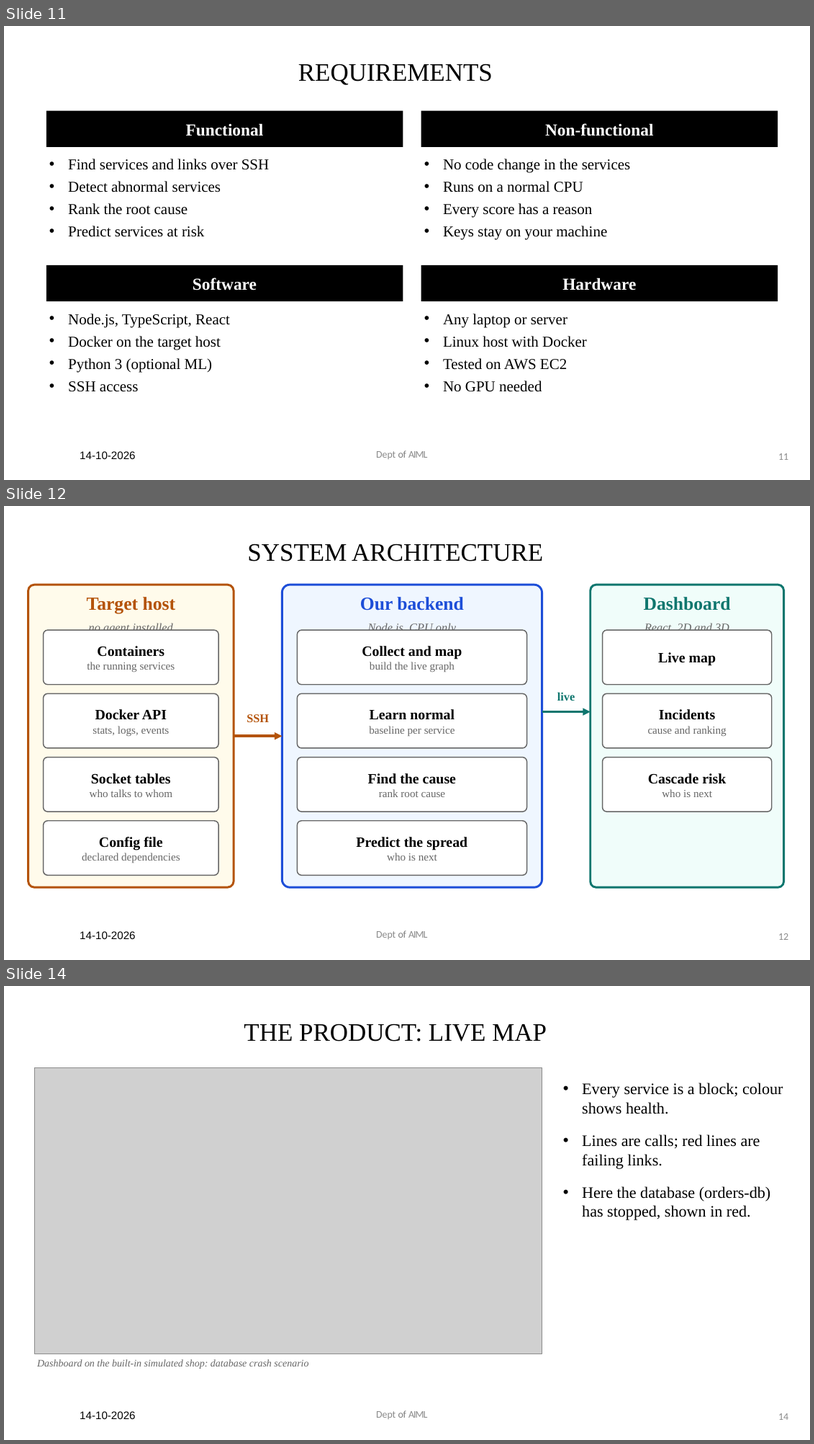
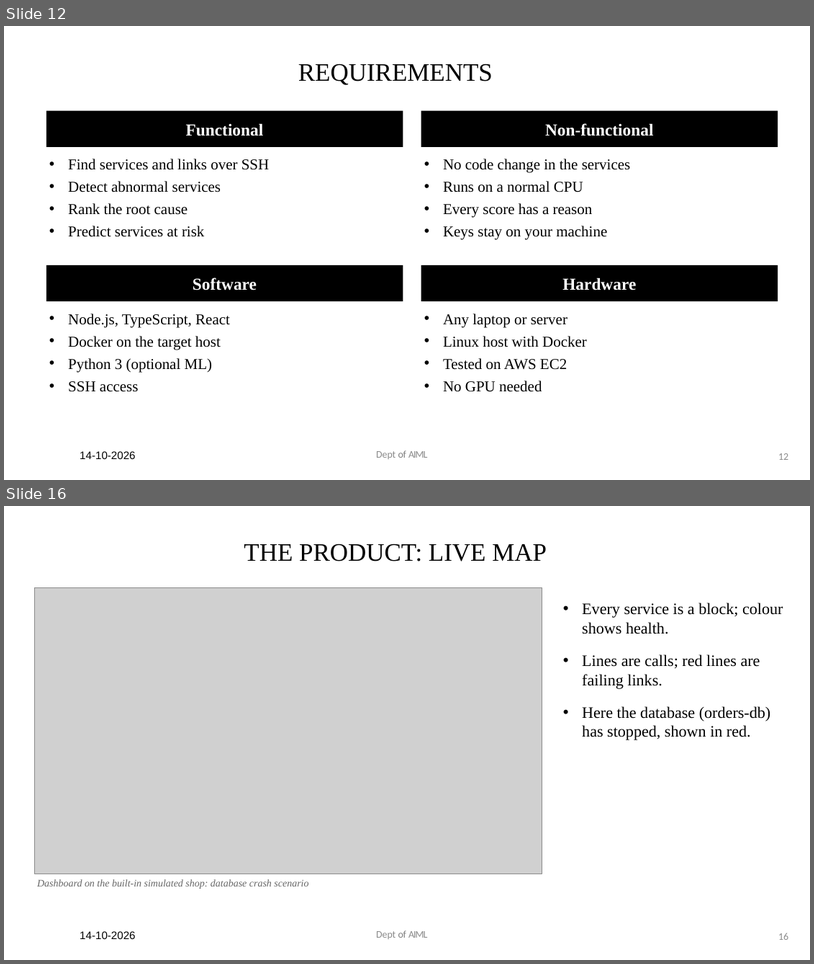
Before and after one commit to Royson-salis-18/microservice-mapper, a slide deck: wiki/Project_Phase_II_presentation.pptx. Shown one above the other, each under a label of ours: slides 11, 12 and 14 before the commit, slides 12 and 16 after it; the slides between them are not shown. The pictures are 814x1444 and 814x964 pixels, drawn with LibreOffice and Linux fonts; fonts in the diff are those of the drawing; grey boxes stand for pictures. Boxes give left, top, right and bottom in pixels: in the first picture for what was removed or moved away, otherwise in the second. Text is boxed around its words. In the diff, an @@ line names an element or a change of style, - is before the commit and + after.

```diff
--- a/wiki/Project_Phase_II_presentation.pptx
+++ b/wiki/Project_Phase_II_presentation.pptx
@@ slide 12 removed at bbox=[4, 506, 810, 960], background #FFFFFF @@
@@ title removed at bbox=[247, 544, 543, 561] @@
-SYSTEM ARCHITECTURE
@@ rounded rectangle removed at bbox=[28, 584, 234, 887] @@
@@ rounded rectangle removed at bbox=[282, 584, 543, 887] @@
@@ rounded rectangle removed at bbox=[591, 584, 784, 887] @@
@@ text removed at bbox=[87, 597, 176, 613] @@
-Target host
@@ text removed at bbox=[360, 597, 464, 610] @@
-Our backend
@@ text removed at bbox=[644, 597, 731, 610] @@
-Dashboard
@@ rounded rectangle removed at bbox=[44, 630, 219, 685] @@
-Containers
-the running services
@@ text removed at bbox=[89, 623, 173, 631] @@
-no agent installed
@@ rounded rectangle removed at bbox=[298, 630, 527, 685] @@
-Collect and map
-build the live graph
@@ text removed at bbox=[368, 623, 456, 631] @@
-Node.js, CPU only
@@ rounded rectangle removed at bbox=[603, 630, 772, 685] @@
-Live map
@@ text removed at bbox=[645, 623, 730, 631] @@
-React, 2D and 3D
@@ rounded rectangle removed at bbox=[44, 693, 219, 748] @@
-Docker API
-stats, logs, events
@@ rounded rectangle removed at bbox=[298, 693, 527, 748] @@
-Learn normal
-baseline per service
@@ text removed at bbox=[558, 692, 575, 700] @@
-live
@@ rounded rectangle removed at bbox=[603, 693, 772, 748] @@
-Incidents
-cause and ranking
@@ text removed at bbox=[247, 714, 269, 722] @@
-SSH
@@ arrow removed from (543, 712) to (591, 712) @@
@@ arrow removed from (234, 736) to (282, 736) @@
@@ rounded rectangle removed at bbox=[44, 757, 219, 811] @@
-Socket tables
-who talks to whom
@@ rounded rectangle removed at bbox=[298, 757, 527, 811] @@
-Find the cause
-rank root cause
@@ rounded rectangle removed at bbox=[603, 757, 772, 811] @@
-Cascade risk
-who is next
@@ rounded rectangle removed at bbox=[44, 821, 219, 875] @@
-Config file
-declared dependencies
@@ rounded rectangle removed at bbox=[298, 821, 527, 875] @@
-Predict the spread
-who is next
@@ text removed at bbox=[80, 931, 135, 939] @@
-14-10-2026
@@ text removed at bbox=[376, 930, 427, 939] @@
-Dept of AIML
@@ page number removed at bbox=[779, 933, 789, 939] @@
-12
@@ what was slide 11 is now slide 12 @@
@@ page number at bbox=[779, 453, 789, 459]: text changed @@
-11
+12
@@ what was slide 14 is now slide 16 @@
@@ page number at bbox=[779, 932, 789, 939]: text changed @@
-14
+16
```
Also in this commit, not shown: 6 slides changed, 5 slides added, 1 other slide removed.
